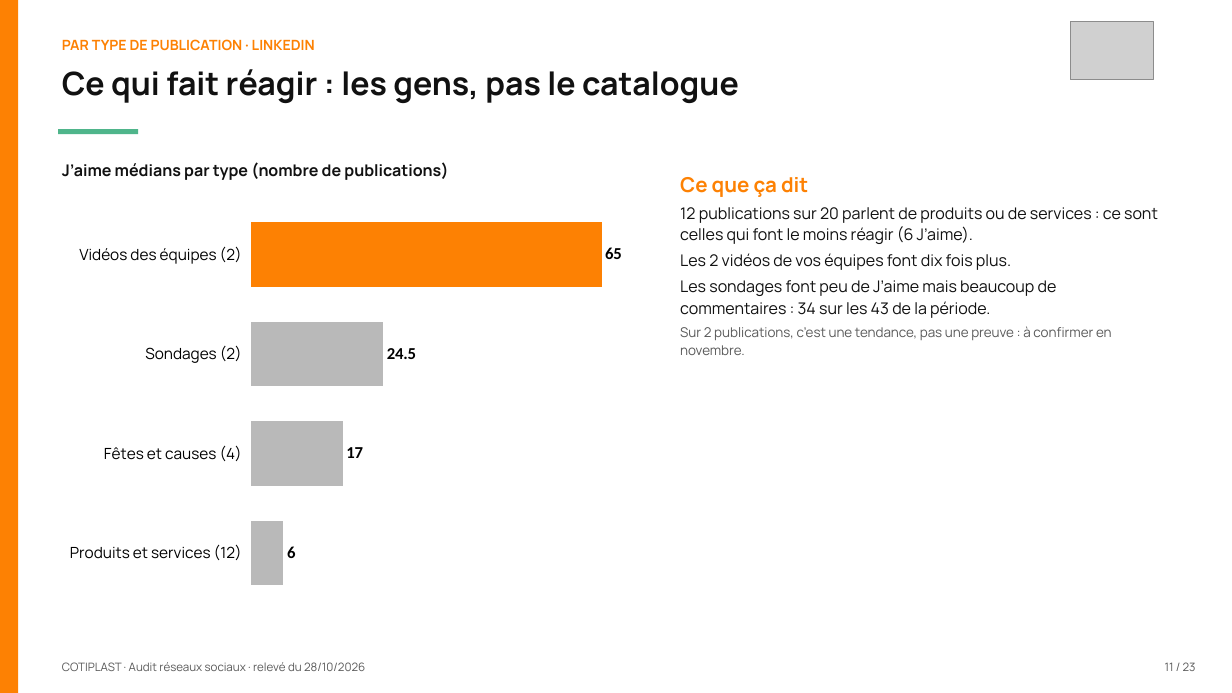
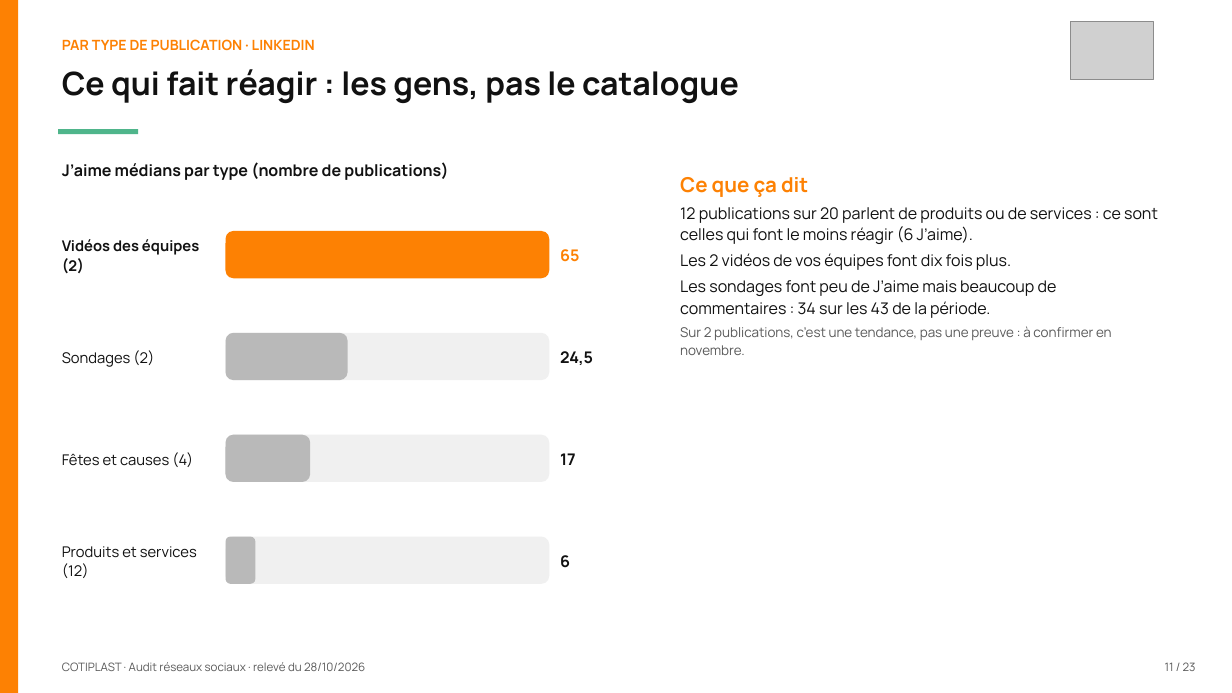
Before and after one commit to leslita06/fatima-unifood-fictif, a slide deck: slide 11 of tmp-tj/261028_cotiplast_audit-reseaux-sociaux_v1.pptx. Drawn at 1232x693 pixels with LibreOffice and Linux fonts; fonts in the diff are those of the drawing; grey boxes stand for pictures. Boxes give left, top, right and bottom in pixels: in the first picture for what was removed or moved away, otherwise in the second. Text is boxed around its words. In the diff, an @@ line names an element or a change of style, - is before the commit and + after.

Commit message:
tmp

```diff
--- a/tmp-tj/261028_cotiplast_audit-reseaux-sociaux_v1.pptx
+++ b/tmp-tj/261028_cotiplast_audit-reseaux-sociaux_v1.pptx
@@ bar chart removed at (58, 197, 640, 612) @@
-categories: Produits et services (12), Fêtes et causes (4), Sondages (2), Vidéos des équipes (2)
-Series 1: 6, 17, 24.5, 65
@@ text added at (62, 239, 199, 273), 11.5 pt, text #111111, bold @@
+Vidéos des équipes (2)
@@ rounded rectangle added at (226, 231, 549, 278), fill #FD8103 @@
@@ text added at (560, 249, 579, 262), 12.5 pt, text #FD8103, bold @@
+65
@@ text added at (62, 350, 154, 367), 11.5 pt, text #111111 @@
+Sondages (2)
@@ rounded rectangle added at (226, 333, 549, 380), fill #F0F0F0 @@
@@ rounded rectangle added at (226, 333, 348, 380), fill #B9B9B9 @@
@@ text added at (560, 351, 593, 365), 12.5 pt, text #111111, bold @@
+24,5
@@ rounded rectangle added at (226, 434, 549, 482), fill #F0F0F0 @@
@@ rounded rectangle added at (226, 434, 311, 482), fill #B9B9B9 @@
@@ text added at (62, 452, 193, 467), 11.5 pt, text #111111 @@
+Fêtes et causes (4)
@@ text added at (560, 453, 576, 465), 12.5 pt, text #111111, bold @@
+17
@@ rounded rectangle added at (226, 537, 549, 584), fill #F0F0F0 @@
@@ rounded rectangle added at (226, 537, 255, 584), fill #B9B9B9 @@
@@ text added at (62, 546, 197, 578), 11.5 pt, text #111111 @@
+Produits et services (12)
@@ text added at (560, 555, 570, 568), 12.5 pt, text #111111, bold @@
+6
```
Also in this commit, not shown: 1 other slide changed.
